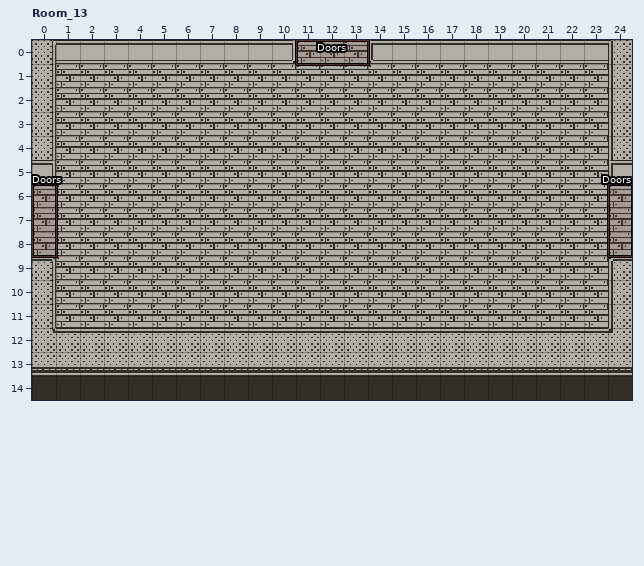
LDtk project, stored at LDTK/DPplaydate.ldtk. Above: the version before the commit.
Cells are 16x16 px. Shown: Room_13 x 0..24, y 0..14. The commit also changed other parts of the map, which this record leaves out.
The same view after the edit:
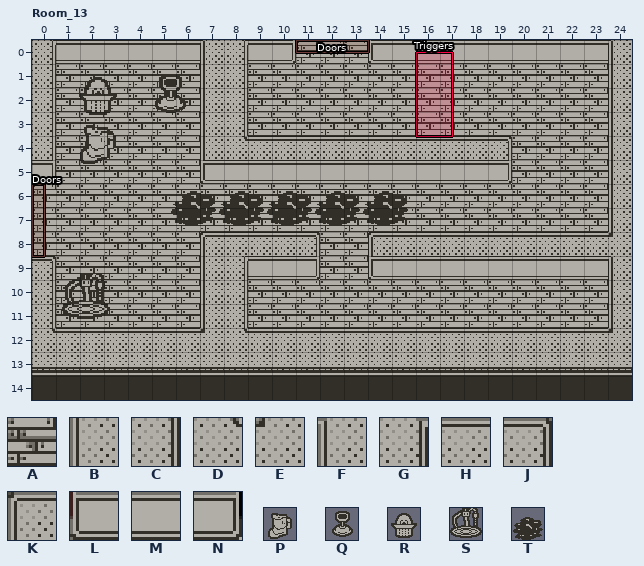
Key: from "BGTilemap": A 5, B 7, C 9, D 10, E 11, F 14, G 15, H 20, J 22, K 23, L 41, M 42, N 43; from "Items": P 0, Q 3, R 6; from "Props": S 44, T 45.
_ is an empty cell, . an unchanged one.
Objects are placed by their top-left corner, in cells (3,4 is the top-left corner of cell 3,4); size is 1x1 cell unless given.
The exact change:
--- layer "BGTilemap"
@@ x 7..24 @@
- 0 MM................
- 1 AA................
- 2 AA................
- 3 AA................
- 4 AAAAAAAAAAAAA.....
- 5 AAAAAAAAAAAAA....L
- 6 .................A
- 7 .................A
- 8 AAAAA..AAAAAAAAAAA
- 9 AAAAA..AAAAAAAAAAK
-10 AA................
-11 AA................
-12 HH................
+ 0 FG................
+ 1 BC................
+ 2 BC................
+ 3 BC................
+ 4 BDHHHHHHHHHHJ.....
+ 5 LMMMMMMMMMMMN....B
+ 6 .................B
+ 7 .................B
+ 8 KHHHJ..KHHHHHHHHHE
+ 9 BGMMN..LMMMMMMMMMF
+10 BC................
+11 BC................
+12 ED................
--- layer "Props"
+S "Minifier" at 1.2,9.8 size 2x2
+T "Slime" at 13.8,5.8 size 2x2
+T "Slime" at 11.8,5.8 size 2x2
+T "Slime" at 9.8,5.8 size 2x2
+T "Slime" at 7.8,5.8 size 2x2
+T "Slime" at 5.8,5.8 size 2x2
--- layer "Items"
+R "Lamp" at 1.8,1.2 size 2x2
+Q "Plunger" at 4.8,1.2 size 2x2
+P "Boots" at 1.8,3.2 size 2x2
--- layer "Triggers"
+"Triggers" rectangle at 16,0.5 size 1.5x3.5
--- layer "Doors"
-"Doors" rectangle at 0,6 size 1x3
+"Doors" rectangle at 0,6 size 0.5x3
-"Doors" rectangle at 11,0 size 3x1
+"Doors" rectangle at 11,0 size 3x0.5
-"Doors" rectangle at 24,6 size 1x3
